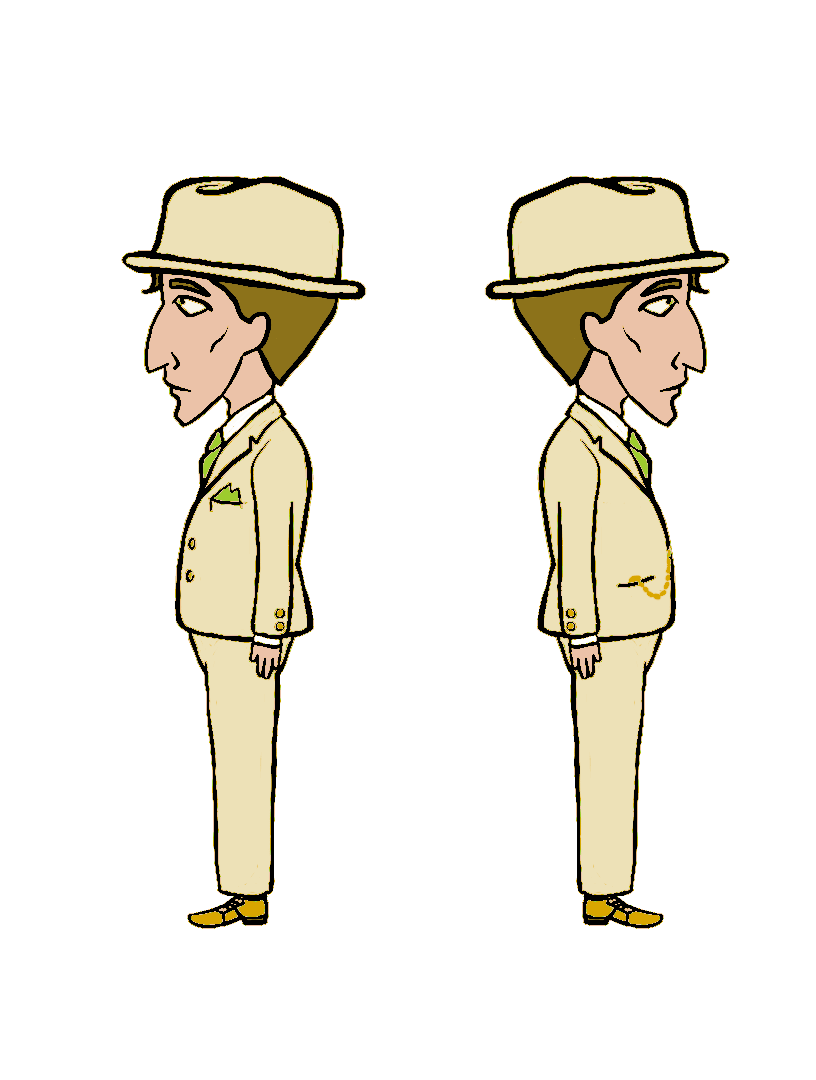
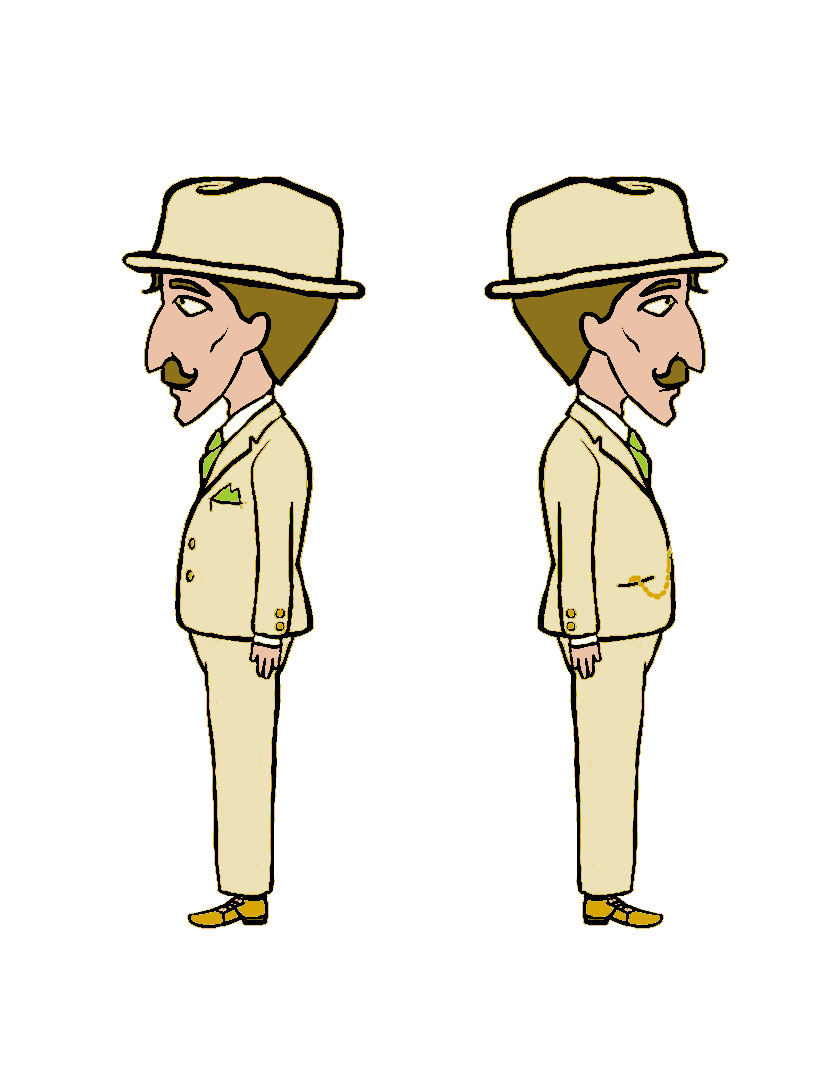
Layered file, before and after one edit (816 × 1080). Changes by layer:
painted on "head" (1st of 2, in "right") over [483, 175, 730, 432]
painted on "head" (2nd of 2, in "left") over [159, 356, 199, 390]
